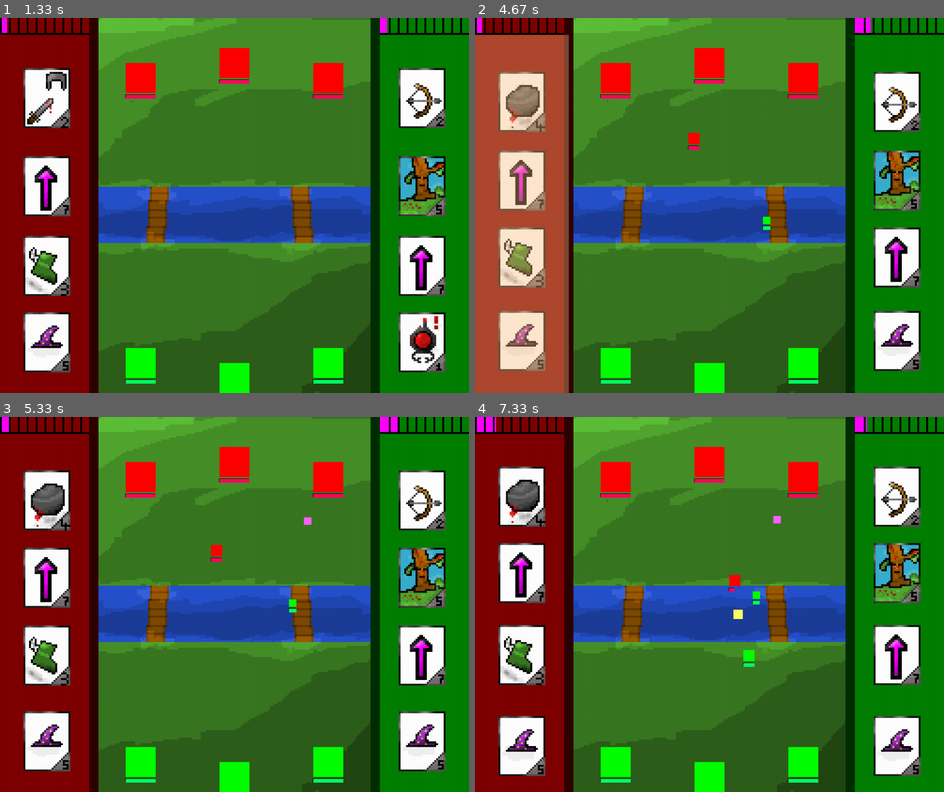
Above: before the commit, frames 1-4 (two rows, left to right).
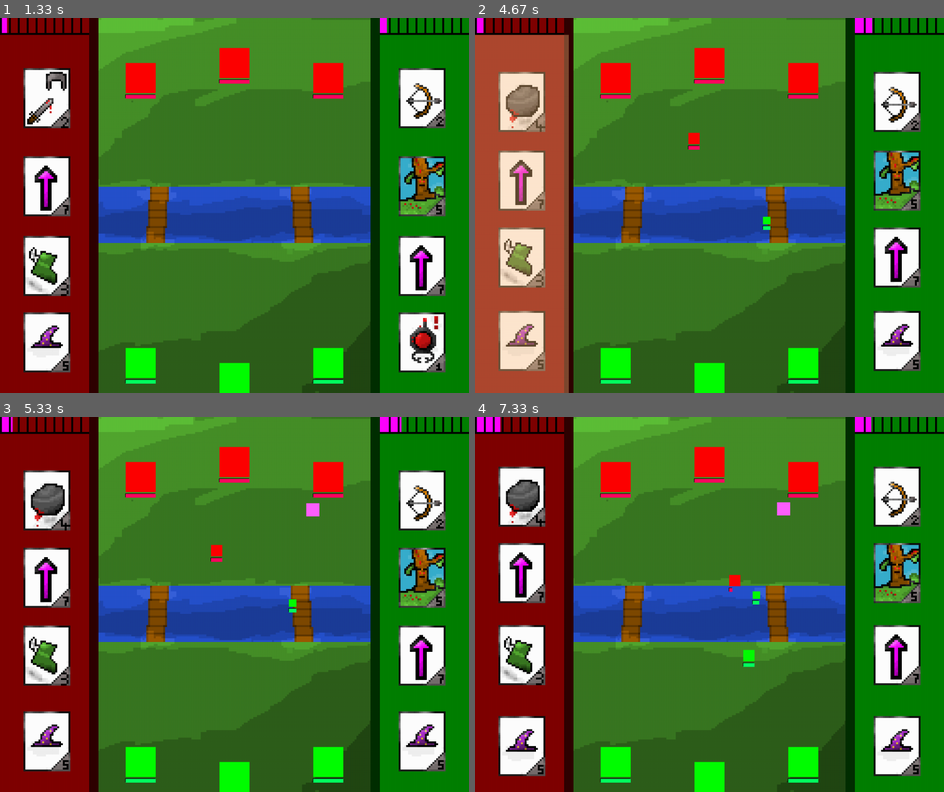
Above: after the commit, the same moments.

Repository: twattus/c_o_c-testing-on-pygame
Game: pygame game, started from c_o_c_py.py
Same seed, same stepped clock (60 frames per second), same inputs: the game is played once before the commit and once after it.
Inputs:
- Up to frame 1 (1.33 s): no input
- Up to frame 2 (4.67 s): tap 0 at 1.83 s; tap 1 at 3.67 s
- Up to frame 3 (5.33 s): no input
- Up to frame 4 (7.33 s): tap 7 at 6 s

Frame 1 is identical in both runs. In frame 2, less than 0.1% of the frame differs, in the area x 1-85%, y 0-5%; in frame 3, 0.2%; in frame 4, 0.3%, in the area x 4-85%, y 0-54%.

Commit message:
added minor (on the day) changes to c_o_c_py.py (cooldown improvements))

Diff:
--- a/c_o_c_py.py
+++ b/c_o_c_py.py
@@ -43,27 +43,27 @@
              pygame.image.load("regen_piskel.png").convert_alpha(),]
 
 #2d list, [hp,speed,atk_speed,range,behaviour_id,attack_id,size,cost]
-unit_data=[[1000,0,120,300,0,0,64,-1], #0:tower
+unit_data=[[5000,0,120,300,0,0,64,-1], #0:tower
            [100,1,60,32,1,0,24,2],#1:generic fellow
            [300,0.4,120,100,2,3,36,4], #2:big boi
            [100,2,6,128,1,2,20,3], #3: speedy fellow
            [200,0.8,15,150,1,4,40,5], #4: wizard
            [500,0.1,360,300,1,5,48,5], #5: ent
-           [400,2,1200,100,1,6,16,1], #6: distractor
+           [400,2,120,100,1,6,16,1], #6: distractor
            [400,1.5,20,250,1,7,24,2], #7: archer
-           [1,1,1,1,1,1,1,7], #8: regen upgrade
+           [1,1,1,1,1,1,1,7], #8: regen upgrade (token, not supposed to be deployed)
            []
            ]
 
 #2d list: [dmg,abs_speed,size]
-projectile_data=[[10,40,16], #0:fire or smthn idk
-                 [20,10,18], #1:strong proj idk
+projectile_data=[[30,30,28], #0:fire or smthn idk
+                 [40,30,18], #1:strong proj idk
                  [15,20,8], #2:bullet ig
                  [50,5,40], #3: big boi attack (very technical vocabulary)
-                 [40,10,16], #4: magic thing ig
-                 [200,5,60], #5: tree?
-                 [20,20,32], #6: laser
-                 [16,10,20], #7: arrow
+                 [40,20,16], #4: magic thing ig
+                 [400,4,60], #5: tree?
+                 [20,32,16], #6: laser
+                 [16,20,20], #7: arrow
                  []]
 
 class projectile:
@@ -346,9 +346,9 @@
                 if p1_points_bar>=unit_data[p1_options[e]][7]:
                     p1_points_bar-=unit_data[p1_options[e]][7]
                     # print(unit_data[p1_options[e]],unit_data[p1_options[e]][7])
-                    p1_cooldown=60
+                    p1_cooldown=60//p2_regen_speed
                     if p1_options[e]==8:
-                        p1_regen_speed+=1
+                        p1_regen_speed+=0.6
                     else:
                         units_container.units.append(unit(random.randint(-40,40)+(screen_x/2),200,p1_options[e],False))
                     p1_options.pop(e)
@@ -362,9 +362,9 @@
             if temp_p2_choices[e]:
                 if p2_points_bar>=unit_data[p2_options[e]][7]:
                     p2_points_bar-=unit_data[p2_options[e]][7]
-                    p2_cooldown=60
+                    p2_cooldown=60//p2_regen_speed
                     if p2_options[e]==8:
-                        p2_regen_speed+=1
+                        p2_regen_speed+=0.6
                     else:
                         units_container.units.append(unit(random.randint(-40,40)+(screen_x/2),screen_y-200,p2_options[e],True))
                     p2_options.pop(e)
@@ -418,8 +418,8 @@
             refill_p2_options(0)
 
     else:
-        p1_points_bar+=0.01*p1_regen_speed
-        p2_points_bar+=0.01*p2_regen_speed
+        p1_points_bar+=0.01*(p1_regen_speed+(tick/2048))
+        p2_points_bar+=0.01*(p2_regen_speed+(tick/2048))
         p1_points_bar=min(p1_points_bar,10) #why not, let spaghetti code take the wheel
         p2_points_bar=min(p2_points_bar,10)
         p1_cooldown=max(p1_cooldown-1,0)
